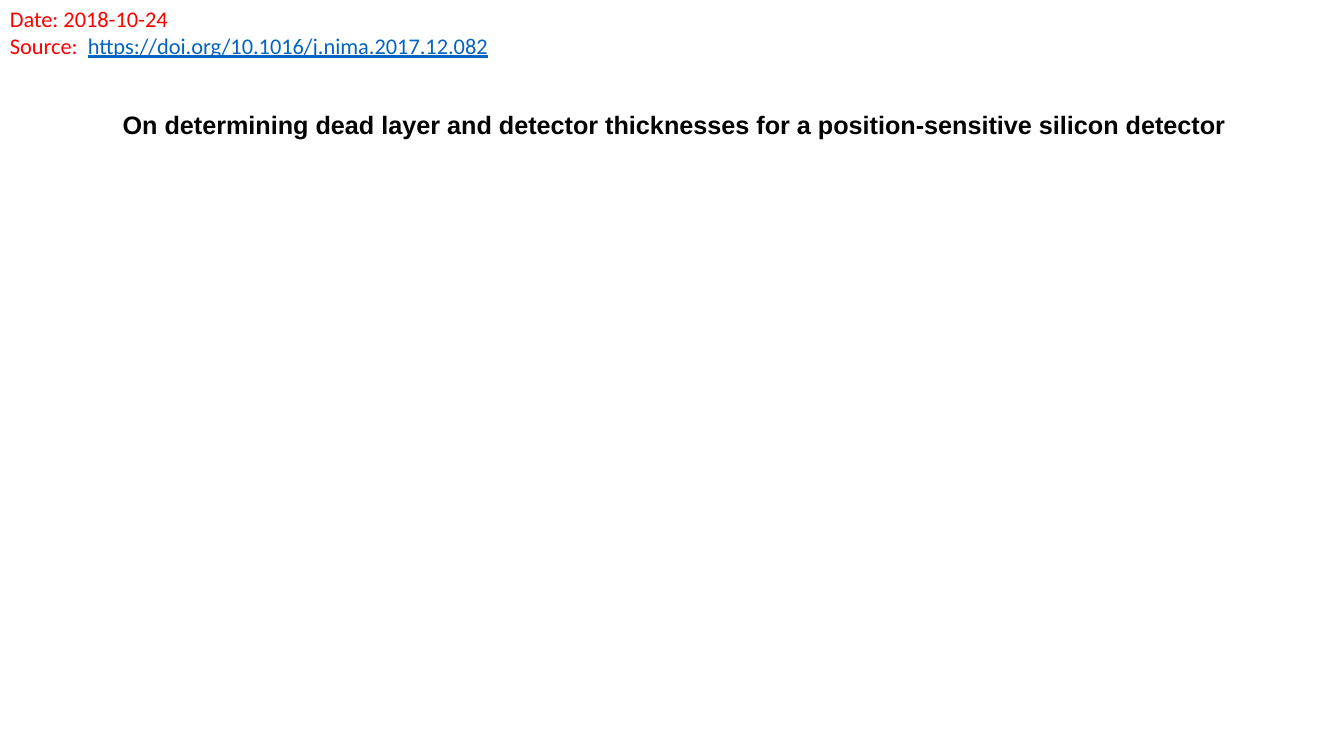
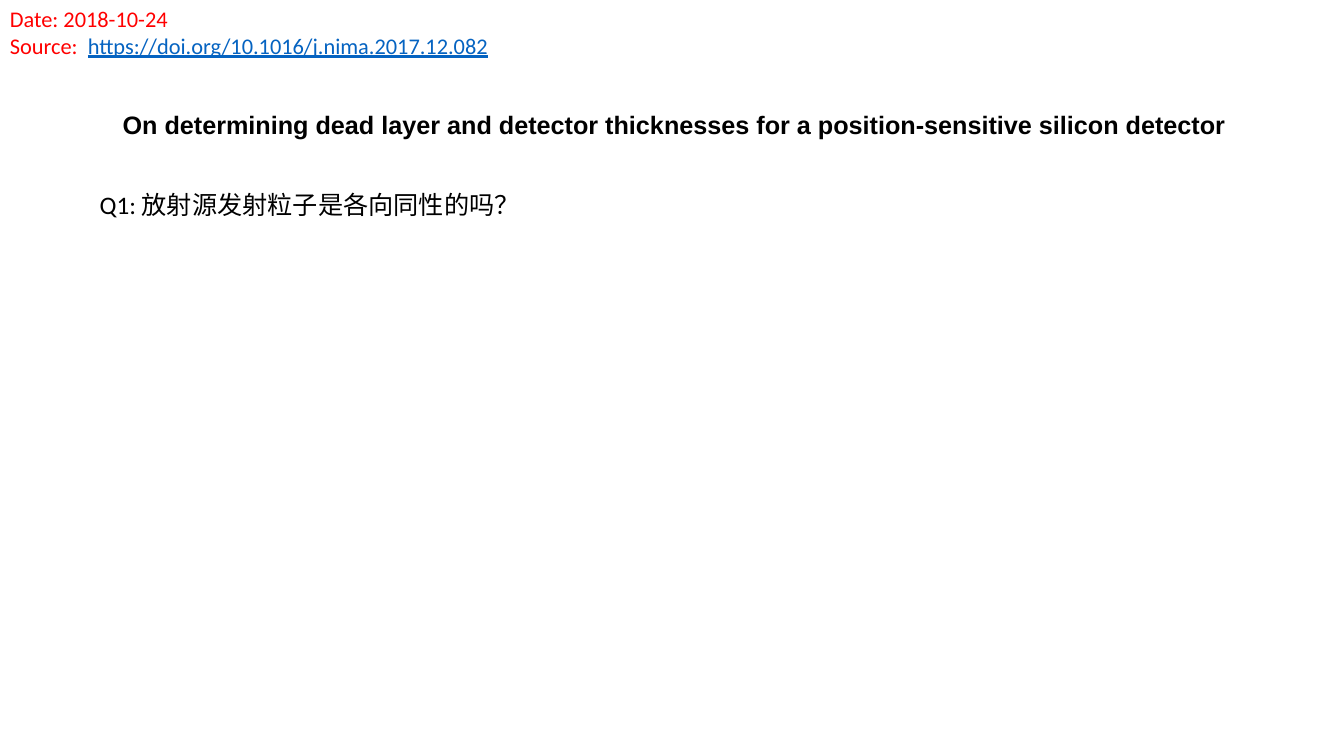
Before and after one commit to gfh16/StudyNotes, a slide deck: slide 2 of 03DE-E-Detector.pptx. Drawn at 1344x756 pixels with LibreOffice and Linux fonts; fonts in the diff are those of the drawing. Boxes give left, top, right and bottom in pixels: in the first picture for what was removed or moved away, otherwise in the second. Text is boxed around its words. In the diff, an @@ line names an element or a change of style, - is before the commit and + after.

```diff
--- a/03DE-E-Detector.pptx
+++ b/03DE-E-Detector.pptx
@@ text added at [100, 192, 520, 218], 18 pt, text #000000 @@
+Q1: 放射源发射粒子是各向同性的吗？
```
Also in this commit, not shown: 1 other slide changed, 5 slides added, 1 other file.
